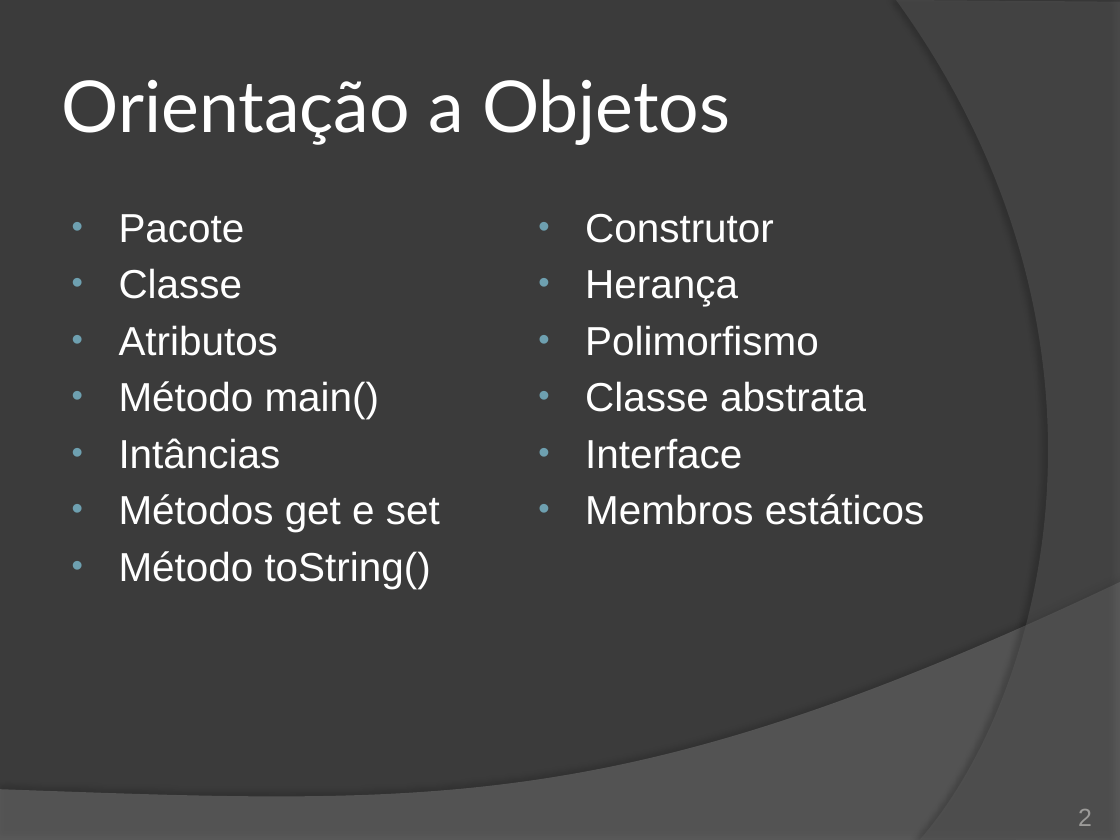
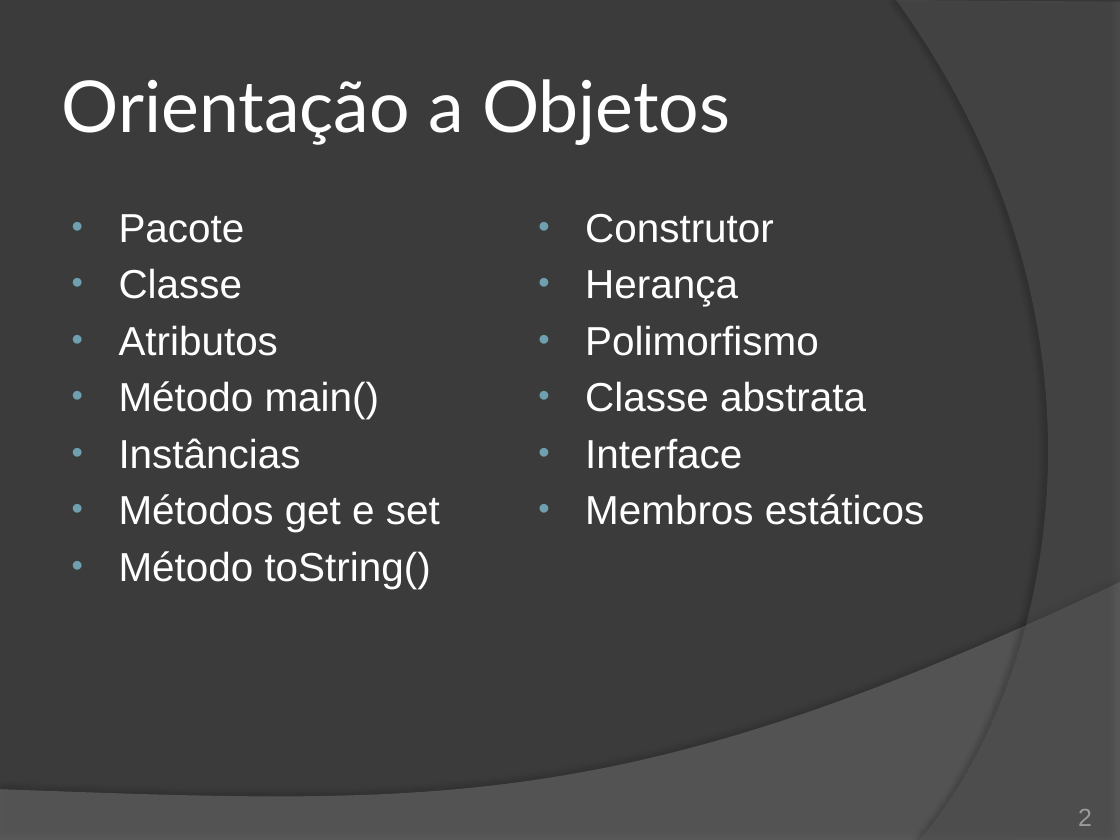
Before and after one commit to duchesqui/slzvieira-training, a slide deck: slide 2 of 2-Java-Programmer-Modulo-II/00.Revisao.pptx. Drawn at 1120x840 pixels with LibreOffice and Linux fonts; fonts in the diff are those of the drawing. Boxes give left, top, right and bottom in pixels: in the first picture for what was removed or moved away, otherwise in the second. Text is boxed around its words. In the diff, an @@ line names an element or a change of style, - is before the commit and + after.

```diff
--- a/2-Java-Programmer-Modulo-II/00.Revisao.pptx
+++ b/2-Java-Programmer-Modulo-II/00.Revisao.pptx
@@ text at [119, 438, 301, 469]: text changed @@
-• Intâncias
+• Instâncias
```
Also in this commit, not shown: 5 other files.
